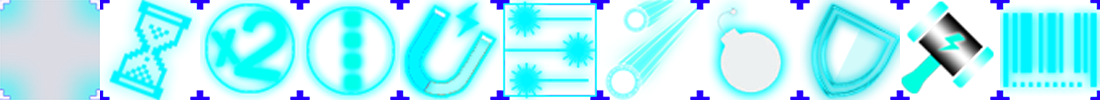
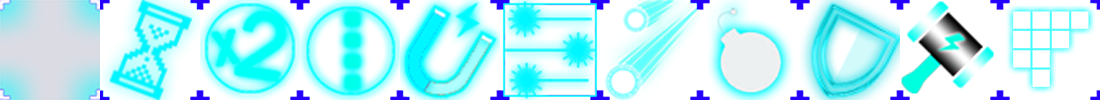
Layered file, before and after one edit (1100px x 100px). Changes by layer:
added group "Group 1" with 12 layers over [1000, 1, 1100, 99]
removed layer "finish" over [1000, 1, 1100, 99]
added layer "finish2" in group "Group 1" over [1000, 1, 1100, 99]
